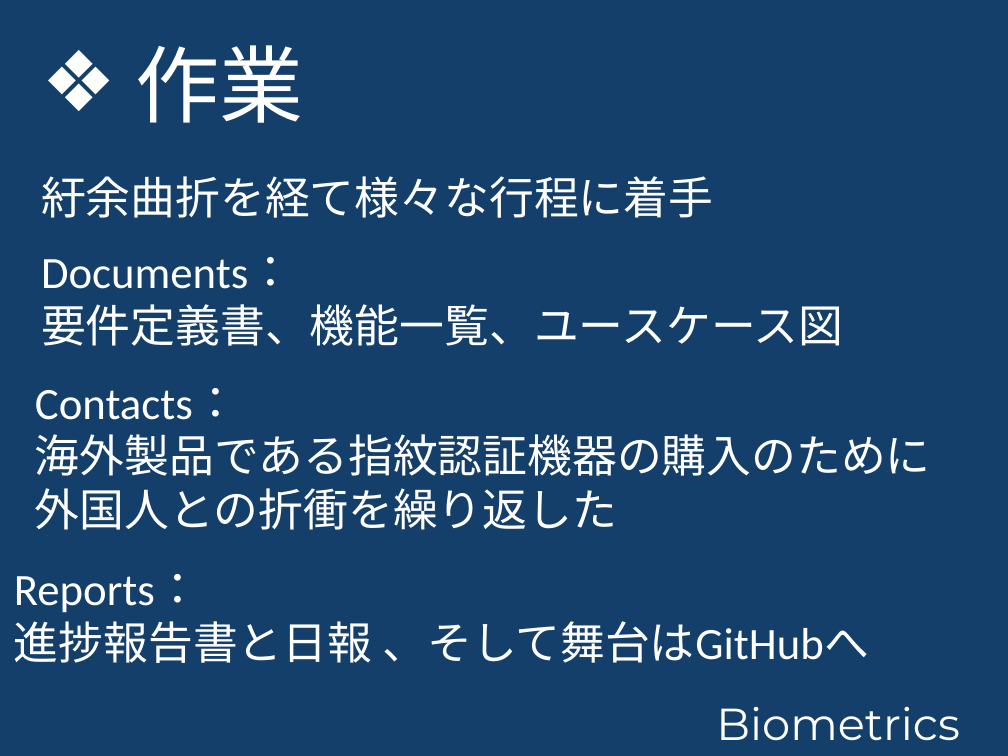
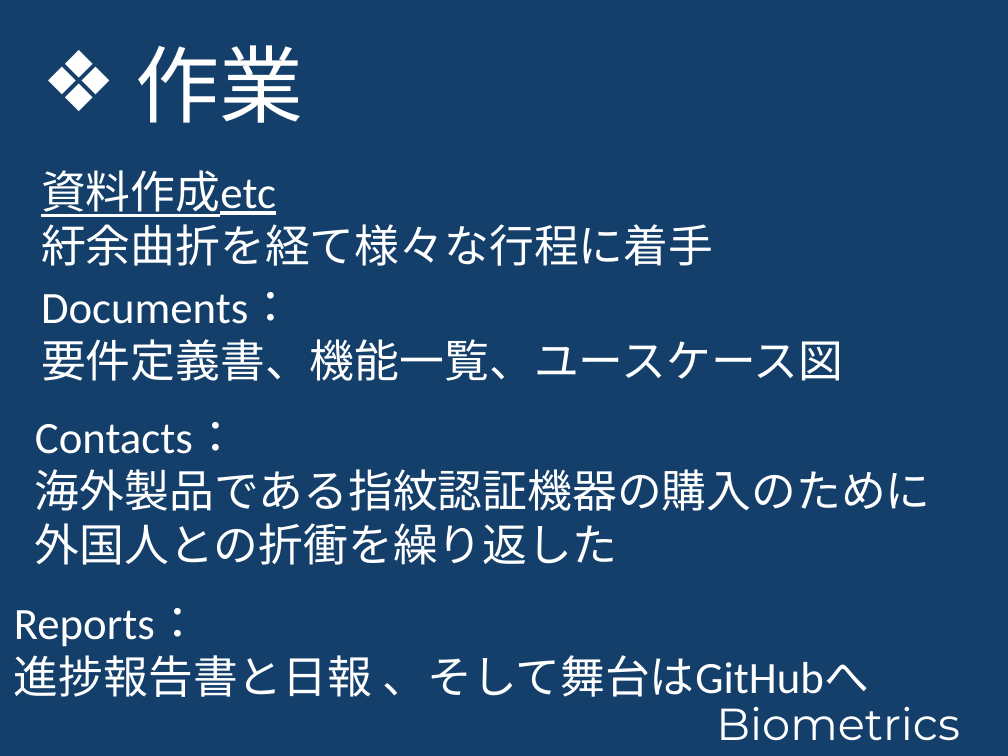
Before and after one commit to takuito/Documents, a slide deck: slide 7 of N1グランプリ_プレゼン資料_仮.ppt (slide 6 before the commit). Drawn at 1008x756 pixels with LibreOffice and Linux fonts; fonts in the diff are those of the drawing; background and template pictures are left out. Boxes give left, top, right and bottom in pixels: in the first picture for what was removed or moved away, otherwise in the second. Text is boxed around its words. In the diff, an @@ line names an element or a change of style, - is before the commit and + after.

Commit message:
作成

```diff
--- a/N1グランプリ_プレゼン資料_仮.ppt
+++ b/N1グランプリ_プレゼン資料_仮.ppt
@@ text at [41, 170, 276, 217]: paragraph added @@
+資料作成etc
@@ 3 texts: place and size @@
-3 texts at [14, 257, 931, 663]
+3 texts at [14, 292, 931, 697]
```
Also in this commit, not shown: 5 other slides changed, 12 slides removed.
